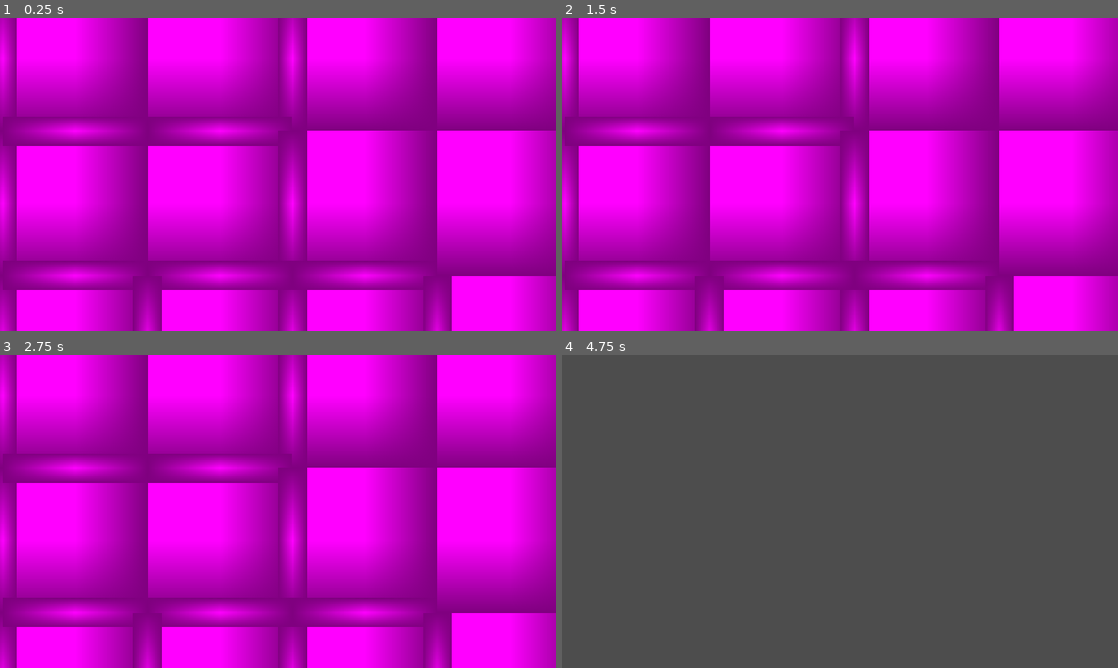
Above: before the commit, frames 1-4 (two rows, left to right).
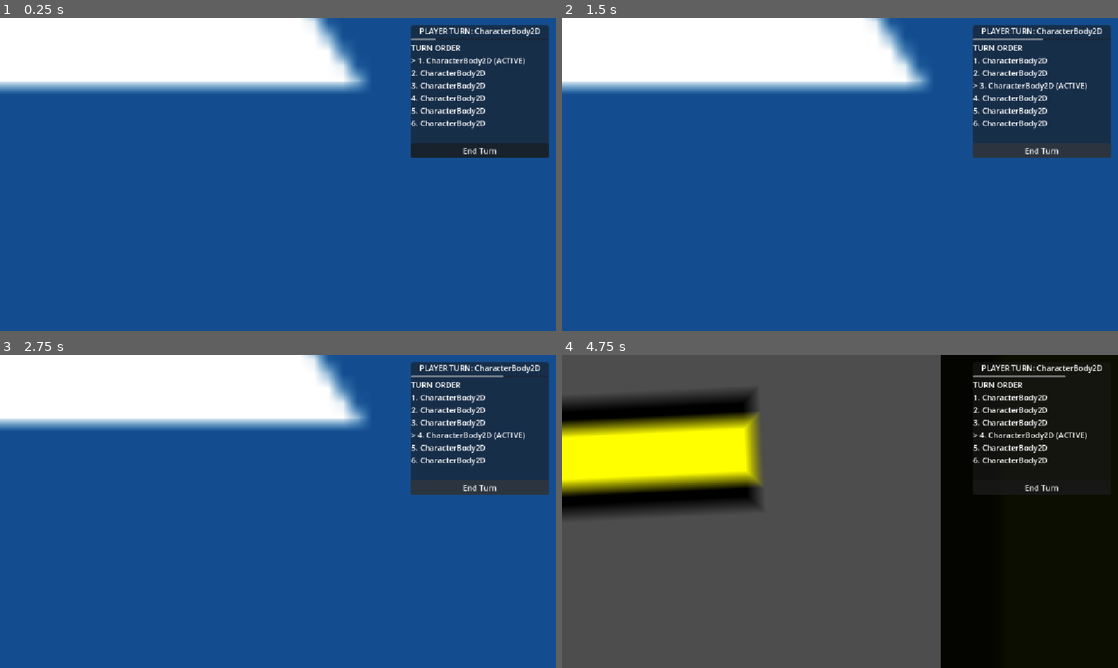
Above: after the commit, the same moments.

Repository: shieldsje-hub/Zombicide
Game: Godot game, scene res://main_scene.tscn
Same seed, same stepped clock (60 frames per second), same inputs: the game is played once before the commit and once after it. The project has no main scene, so this scene is started directly. The engine's default icon, where the game draws it, is replaced by a stand-in: a white triangle on a blue panel in a dark square.
Inputs (mouse positions are in pixels of both pictures, inside the frame that each line leads up to):
- Up to frame 1 (0.25 s): no input
- Up to frame 2 (1.5 s): click (1040, 149) at 0.5 s, where only the run after the commit has a clickable "End Turn"; click (1040, 149) at 1.25 s, where only the run after the commit has a clickable "End Turn"
- Up to frame 3 (2.75 s): click (478, 486) at 2 s, where only the run after the commit has a clickable "End Turn"
- Up to frame 4 (4.75 s): tap Enter (enter) at 2.75, 3.8 s; move the mouse to (962, 495) at 2.77 s; hold A (a) 2.78-3.53 s; tap D (d) at 3.05, 3.6 s; move the mouse to (728, 527) at 3.52 s; tap Space at 4.25 s; move the mouse to (895, 442) at 4.27 s; hold Enter (enter) from 4.28 s (still down); tap F (f) at 4.55 s

The runs differ from the first frame. In frame 1, 100% of the frame differs, in the area x 0-100%, y 0-100%; in frame 2, 100%; in frame 3, 100%; in frame 4, 45%.

Commit message:
movement and turns work good

Diff:
--- /dev/null
+++ b/gamehandler.gd
@@ -0,0 +1,375 @@
+
+extends Node
+
+signal turn_changed(player: Node)
+signal phase_changed(phase: String)
+
+const MAX_PLAYERS: int = 6
+
+var players: Array[Node] = []
+var current_player_index: int = 0
+var current_phase: String = "PLAYER"
+var game_started: bool = false
+var changing_turn: bool = false
+
+var player_levels: Dictionary = {}
+var player_inventories: Dictionary = {}
+
+var turn_panel: PanelContainer
+var turn_label: Label
+var turn_bar: ProgressBar
+var turn_order_label: Label
+var end_turn_button: Button
+
+
+func _ready() -> void:
+	create_turn_ui()
+
+
+# ==========================================
+# PLAYER REGISTRATION
+# ==========================================
+
+func register_player(player: Node) -> void:
+	if not is_instance_valid(player):
+		return
+
+	if players.has(player):
+		return
+
+	if players.size() >= MAX_PLAYERS:
+		push_warning("Maximum of 6 players reached.")
+		return
+
+	players.append(player)
+
+	var id: int = player.get_instance_id()
+
+	player_levels[id] = 1
+	player_inventories[id] = []
+
+	if player.has_method("set_turn_active"):
+		player.set_turn_active(false)
+
+	print("Registered player: ", player.name)
+
+	update_turn_ui()
+
+	if not game_started:
+		game_started = true
+		current_player_index = 0
+		start_player_turn()
+
+
+func unregister_player(player: Node) -> void:
+	var index: int = players.find(player)
+
+	if index == -1:
+		return
+
+	var was_current_player: bool = (
+		index == current_player_index
+	)
+
+	players.remove_at(index)
+
+	var id: int = player.get_instance_id()
+
+	player_levels.erase(id)
+	player_inventories.erase(id)
+
+	if players.is_empty():
+		game_started = false
+		current_player_index = 0
+		current_phase = "PLAYER"
+		changing_turn = false
+		update_turn_ui()
+		return
+
+	if index < current_player_index:
+		current_player_index -= 1
+	elif was_current_player:
+		current_player_index %= players.size()
+
+	current_player_index = clampi(
+		current_player_index,
+		0,
+		players.size() - 1
+	)
+
+	update_turn_ui()
+
+	if was_current_player and not changing_turn:
+		start_player_turn()
+
+
+# ==========================================
+# TURN MANAGEMENT
+# ==========================================
+
+func get_current_player() -> Node:
+	if players.is_empty():
+		return null
+
+	if current_player_index < 0:
+		return null
+
+	if current_player_index >= players.size():
+		return null
+
+	var player: Node = players[current_player_index]
+
+	if not is_instance_valid(player):
+		return null
+
+	return player
+
+
+func is_player_turn(player: Node) -> bool:
+	return (
+		game_started
+		and not changing_turn
+		and current_phase == "PLAYER"
+		and get_current_player() == player
+	)
+
+
+func can_player_act(player: Node) -> bool:
+	return is_player_turn(player)
+
+
+func start_player_turn() -> void:
+	if players.is_empty():
+		return
+
+	current_player_index = posmod(
+		current_player_index,
+		players.size()
+	)
+
+	current_phase = "PLAYER"
+	changing_turn = false
+
+	var player: Node = get_current_player()
+
+	if player == null:
+		return
+
+	if player.has_method("start_player_turn"):
+		player.start_player_turn()
+
+	update_turn_ui()
+
+	turn_changed.emit(player)
+	phase_changed.emit(current_phase)
+
+	print("Turn started: ", player.name)
+
+
+func end_player_turn(player: Node) -> void:
+	if not is_player_turn(player):
+		return
+
+	# Do not end a turn while its player is moving.
+	if player.get("moving") == true:
+		return
+
+	changing_turn = true
+
+	if player.has_method("set_turn_active"):
+		player.set_turn_active(false)
+
+	current_phase = "END"
+
+	update_turn_ui()
+	phase_changed.emit(current_phase)
+
+	# Allow the current input event to finish.
+	await get_tree().process_frame
+
+	if not is_inside_tree():
+		return
+
+	if players.is_empty():
+		changing_turn = false
+		return
+
+	# Find the outgoing player in case the player list changed.
+	var old_index: int = players.find(player)
+
+	if old_index >= 0:
+		current_player_index = (
+			old_index + 1
+		) % players.size()
+	else:
+		current_player_index = posmod(
+			current_player_index,
+			players.size()
+		)
+
+	start_player_turn()
+
+
+# ==========================================
+# PLAYER LEVELS
+# ==========================================
+
+func get_player_level(player: Node) -> int:
+	return int(
+		player_levels.get(player.get_instance_id(), 1)
+	)
+
+
+func set_player_level(player: Node, level: int) -> void:
+	player_levels[player.get_instance_id()] = maxi(
+		1,
+		level
+	)
+
+
+# ==========================================
+# PLAYER INVENTORIES
+# ==========================================
+
+func get_player_inventory(player: Node) -> Array:
+	return player_inventories.get(
+		player.get_instance_id(),
+		[]
+	)
+
+
+func add_item_to_inventory(
+	player: Node,
+	item: Variant
+) -> void:
+	var id: int = player.get_instance_id()
+
+	if not player_inventories.has(id):
+		player_inventories[id] = []
+
+	player_inventories[id].append(item)
+
+
+# ==========================================
+# TURN UI
+# ==========================================
+
+func create_turn_ui() -> void:
+	var canvas := CanvasLayer.new()
+	canvas.name = "TurnCanvas"
+	add_child(canvas)
+
+	turn_panel = PanelContainer.new()
+	turn_panel.name = "TurnPanel"
+
+	turn_panel.set_anchors_preset(
+		Control.PRESET_TOP_RIGHT
+	)
+
+	turn_panel.position = Vector2(-300, 15)
+	turn_panel.custom_minimum_size = Vector2(285, 0)
+
+	canvas.add_child(turn_panel)
+
+	var layout := VBoxContainer.new()
+	turn_panel.add_child(layout)
+
+	turn_label = Label.new()
+	turn_label.horizontal_alignment = (
+		HORIZONTAL_ALIGNMENT_CENTER
+	)
+	layout.add_child(turn_label)
+
+	turn_bar = ProgressBar.new()
+	turn_bar.min_value = 0
+	turn_bar.max_value = 100
+	turn_bar.show_percentage = false
+	layout.add_child(turn_bar)
+
+	turn_order_label = Label.new()
+	turn_order_label.autowrap_mode = (
+		TextServer.AUTOWRAP_WORD
+	)
+	layout.add_child(turn_order_label)
+
+	end_turn_button = Button.new()
+	end_turn_button.text = "End Turn"
+
+	# Prevent Enter from activating the button.
+	end_turn_button.focus_mode = Control.FOCUS_NONE
+
+	end_turn_button.pressed.connect(
+		_on_end_turn_pressed
+	)
+
+	layout.add_child(end_turn_button)
+
+	update_turn_ui()
+
+
+func update_turn_ui() -> void:
+	if turn_label == null:
+		return
+
+	var player: Node = get_current_player()
+
+	if player == null:
+		turn_label.text = "Waiting for players"
+	else:
+		match current_phase:
+			"PLAYER":
+				turn_label.text = (
+					"PLAYER TURN: " + player.name
+				)
+			"END":
+				turn_label.text = "Ending turn..."
+
+	if players.is_empty():
+		turn_bar.value = 0
+	else:
+		turn_bar.value = (
+			float(current_player_index + 1)
+			/ float(players.size())
+		) * 100.0
+
+	var text: String = "TURN ORDER\n"
+
+	for i in range(players.size()):
+		var entry: String = (
+			str(i + 1) + ". " + players[i].name
+		)
+
+		if (
+			i == current_player_index
+			and current_phase == "PLAYER"
+		):
+			entry = "> " + entry + " (ACTIVE)"
+
+		text += entry + "\n"
+
+	turn_order_label.text = text
+
+	# Disable End Turn while the active player is moving.
+	var player_is_moving: bool = (
+		player != null
+		and player.get("moving") == true
+	)
+
+	end_turn_button.disabled = (
+		player == null
+		or current_phase != "PLAYER"
+		or changing_turn
+		or player_is_moving
+	)
+
+
+func _on_end_turn_pressed() -> void:
+	if changing_turn:
+		return
+
+	end_turn_button.release_focus()
+
+	var player: Node = get_current_player()
+
+	if player != null:
+		end_player_turn(player)
--- a/gamehandler.tscn
+++ b/gamehandler.tscn
@@ -1,3 +1,6 @@
-[gd_scene load_steps=0 format=3 uid="uid://b77ejps0m3jhe"]
+[gd_scene format=3 uid="uid://b77ejps0m3jhe"]
+
+[ext_resource type="Script" uid="uid://butafkdgonipj" path="res://gamehandler.gd" id="1_w04hp"]
 
 [node name="Gamehandler" type="Node" unique_id=1845735320]
+script = ExtResource("1_w04hp")
--- a/main_scene.tscn
+++ b/main_scene.tscn
@@ -1,10 +1,20 @@
 [gd_scene format=3 uid="uid://cmsd0alnksen2"]
 
 [ext_resource type="PackedScene" uid="uid://u4j54sldclkc" path="res://player.tscn" id="1_2c62f"]
-[ext_resource type="PackedScene" uid="uid://d3knceyl1lsi3" path="res://map_generator.tscn" id="2_gyfs4"]
+[ext_resource type="PackedScene" uid="uid://5sgmlyoa6s1a" path="res://map_generator.tscn" id="2_gyfs4"]
 
 [node name="Main scene" type="Node2D" unique_id=1696642652]
 
+[node name="Map Generator" parent="." unique_id=79038839 instance=ExtResource("2_gyfs4")]
+
 [node name="Player1" parent="." unique_id=30672815 instance=ExtResource("1_2c62f")]
 
-[node name="Map Generator" parent="." unique_id=79038839 instance=ExtResource("2_gyfs4")]
+[node name="Player2" parent="." unique_id=1699653678 instance=ExtResource("1_2c62f")]
+
+[node name="Player3" parent="." unique_id=1050937923 instance=ExtResource("1_2c62f")]
+
+[node name="Player4" parent="." unique_id=429858135 instance=ExtResource("1_2c62f")]
+
+[node name="Player5" parent="." unique_id=1385003688 instance=ExtResource("1_2c62f")]
+
+[node name="Player6" parent="." unique_id=552287901 instance=ExtResource("1_2c62f")]
--- a/map_generator.tscn
+++ b/map_generator.tscn
@@ -1,10 +1,10 @@
-[gd_scene load_steps=2 format=3 uid="uid://5sgmlyoa6s1a"]
+[gd_scene format=3 uid="uid://5sgmlyoa6s1a"]
 
 [ext_resource type="Script" uid="uid://ubkefacww4nr" path="res://map_generator.gd" id="1_0r6lh"]
 
-[node name="Map Generator" type="Node2D"]
+[node name="Map Generator" type="Node2D" unique_id=1853307493]
 script = ExtResource("1_0r6lh")
 
-[node name="Debug camera" type="Camera2D" parent="."]
+[node name="Debug camera" type="Camera2D" parent="." unique_id=1183916223]
 position = Vector2(14, 8)
 zoom = Vector2(30, 30)
--- a/player.gd
+++ b/player.gd
@@ -1,34 +1,19 @@
+
 extends CharacterBody2D
-#put a step tracker so that the actionhandler can count steps
-var actionable : bool = false #make variable to stop actions from being done that the actionhandler can turn off
-#add movement
-#let player see inventory
-#make it so you can shoot
-#tell gamehandler when the player is out of actions
-
-
-
-
-
-
-
-
-
-
-
-
-
-
-
-
-
-
+
+# ==========================================
+# TURN MANAGEMENT
+# ==========================================
+
+var actionable: bool = false
+var is_my_turn: bool = false
+var input_locked: bool = false
 
 @export var tile_size: int = 32
 @export var move_speed: float = 160.0
 @export var max_movement: int = 20
-
 @export var movement_left: int = 0
+
 var selecting_path: bool = false
 var moving: bool = false
 
@@ -37,7 +22,9 @@
 
 
 func _ready() -> void:
-	position = position.snapped(Vector2(tile_size, tile_size))
+	position = position.snapped(
+		Vector2(tile_size, tile_size)
+	)
 
 	path_line = Line2D.new()
 	path_line.width = 4.0
@@ -45,24 +32,89 @@
 	path_line.z_index = 10
 	add_child(path_line)
 
+	GameHandler.register_player(self)
+
+
+func _exit_tree() -> void:
+	if is_instance_valid(GameHandler):
+		GameHandler.unregister_player(self)
+
+
+# ==========================================
+# TURN CONTROL
+# ==========================================
+
+func set_turn_active(active: bool) -> void:
+	is_my_turn = active
+	actionable = active
+
+	if not active:
+		selecting_path = false
+		path.clear()
+
+		if is_instance_valid(path_line):
+			path_line.clear_points()
+
+
+func set_input_locked(locked: bool) -> void:
+	input_locked = locked
+
+
+func start_player_turn() -> void:
+	set_turn_active(true)
+	$Sprite2D.modulate = Color.YELLOW
+
+	movement_left = max_movement
+	selecting_path = false
+	moving = false
+
+	path.clear()
+	path_line.clear_points()
+
+	print(
+		name,
+		"'s turn started. Movement: ",
+		movement_left
+	)
+
+	GameHandler.update_turn_ui()
+
+
+func can_act() -> bool:
+	return (
+		not input_locked
+		and is_my_turn
+		and GameHandler.can_player_act(self)
+	)
+
+
+# ==========================================
+# INPUT
+# ==========================================
 
 func _unhandled_input(event: InputEvent) -> void:
+	if input_locked:
+		return
+
+	if not can_act():
+		$Sprite2D.modulate = Color.WHITE
+		return
+
 	if moving:
 		return
 
-	# Shoot toward the mouse when not selecting a path.
+	# Shoot toward the mouse.
 	if event.is_action_pressed("f"):
 		if not selecting_path:
 			shoot_gun()
+
 		get_viewport().set_input_as_handled()
 		return
 
+	# Enter selects or confirms a path.
 	if event.is_action_pressed("enter"):
 		if not selecting_path:
-			if movement_left <= 0:
-				begin_turn()
-			else:
-				begin_path()
+			begin_path()
 		else:
 			confirm_path()
 
@@ -72,6 +124,7 @@
 	if not selecting_path:
 		return
 
+	# Undo the last selected step.
 	if event.is_action_pressed("esc"):
 		undo_step()
 		get_viewport().set_input_as_handled()
@@ -93,26 +146,41 @@
 		get_viewport().set_input_as_handled()
 
 
-func begin_turn() -> void:
-	movement_left = max_movement
-	print("New turn! Movement: ", movement_left)
-	begin_path()
-
+# ==========================================
+# MOVEMENT
+# ==========================================
 
 func begin_path() -> void:
+	if not can_act():
+		return
+
+	if movement_left <= 0:
+		print("No movement points remaining!")
+		return
+
 	path.clear()
 	path.append(global_position)
+
 	selecting_path = true
 	update_path()
 
 
 func add_path_step(direction: Vector2) -> void:
+	if not can_act():
+		return
+
 	if movement_left - (path.size() - 1) <= 0:
 		return
 
-	var next_position: Vector2 = path[-1] + direction * tile_size
-
-	if path.size() >= 2 and next_position.is_equal_approx(path[-2]):
+	var next_position: Vector2 = (
+		path[-1] + direction * tile_size
+	)
+
+	# Prevent immediately reversing the previous step.
+	if (
+		path.size() >= 2
+		and next_position.is_equal_approx(path[-2])
+	):
 		return
 
 	path.append(next_position)
@@ -120,6 +188,9 @@
 
 
 func undo_step() -> void:
+	if not can_act():
+		return
+
 	if path.size() > 1:
 		path.pop_back()
 		update_path()
@@ -133,8 +204,10 @@
 
 
 func confirm_path() -> void:
+	if not can_act():
+		return
+
 	if path.size() <= 1:
-		# Allow cancelling path selection with no movement.
 		selecting_path = false
 		path.clear()
 		path_line.clear_points()
@@ -145,30 +218,50 @@
 
 	selecting_path = false
 	moving = true
+
+	# Immediately disable End Turn.
+	GameHandler.update_turn_ui()
+
 	path_line.clear_points()
 
 	for i in range(1, selected_path.size()):
+		if not can_act():
+			moving = false
+			path.clear()
+			GameHandler.update_turn_ui()
+			return
+
 		var target: Vector2 = selected_path[i]
 
 		while global_position.distance_to(target) > 0.5:
+			if not can_act():
+				moving = false
+				path.clear()
+				GameHandler.update_turn_ui()
+				return
+
 			global_position = global_position.move_toward(
 				target,
 				move_speed * get_process_delta_time()
 			)
+
 			await get_tree().process_frame
 
 		global_position = target
 
-	movement_left = max(movement_left - steps_used, 0)
+	movement_left = maxi(
+		movement_left - steps_used,
+		0
+	)
 
 	moving = false
 	path.clear()
-
-	# Stay out of path selection so shooting works.
 	selecting_path = false
 
 	print("Movement left: ", movement_left)
-	print("Press F to shoot or Enter to select another path.")
+
+	# Re-enable End Turn when movement has finished.
+	GameHandler.update_turn_ui()
 
 
 # ==========================================
@@ -176,6 +269,10 @@
 # ==========================================
 
 func use_action(cost: int) -> bool:
+	if not can_act():
+		print("It is not your turn!")
+		return false
+
 	if moving or selecting_path:
 		return false
 
@@ -184,7 +281,14 @@
 		return false
 
 	movement_left -= cost
-	print("Action used! Movement left: ", movement_left)
+
+	print(
+		"Action used! Movement left: ",
+		movement_left
+	)
+
+	GameHandler.update_turn_ui()
+
 	return true
 
 
@@ -193,15 +297,20 @@
 # ==========================================
 
 func shoot_gun() -> void:
+	if not can_act():
+		return
+
 	if use_action(10):
 		create_bullet()
 
 
 func create_bullet() -> void:
 	var bullet := Bullet.new()
+
 	get_tree().current_scene.add_child(bullet)
 
 	bullet.global_position = global_position
+
 	bullet.direction = (
 		get_global_mouse_position() - global_position
 	).normalized()
@@ -222,16 +331,33 @@
 		z_index = 100
 
 	func _process(delta: float) -> void:
-		var travel := bullet_speed * delta
+		var travel: float = bullet_speed * delta
+
 		global_position += direction * travel
 		distance_travelled += travel
+
 		queue_redraw()
 
 		if distance_travelled >= max_distance:
 			queue_free()
 
 	func _draw() -> void:
-		var end_point := -direction * bullet_length
-
-		draw_line(Vector2.ZERO, end_point, Color.BLACK, 7.0, true)
-		draw_line(Vector2.ZERO, end_point, Color.YELLOW, 4.0, true)
+		var end_point: Vector2 = (
+			-direction * bullet_length
+		)
+
+		draw_line(
+			Vector2.ZERO,
+			end_point,
+			Color.BLACK,
+			7.0,
+			true
+		)
+
+		draw_line(
+			Vector2.ZERO,
+			end_point,
+			Color.YELLOW,
+			4.0,
+			true
+		)
--- /dev/null
+++ b/player.gdshader
@@ -0,0 +1,25 @@
+shader_type canvas_item;
+
+uniform vec4 glow_color : source_color = vec4(1.0, 0.9, 0.0, 1.0);
+uniform float glow_size : hint_range(1.0, 8.0) = 3.0;
+
+void fragment() {
+    COLOR = texture(TEXTURE, UV) * COLOR;
+}
+
+void light() {
+    vec2 pixel_size = TEXTURE_PIXEL_SIZE * glow_size;
+
+    float alpha = 0.0;
+
+    for (float x = -glow_size; x <= glow_size; x += 1.0) {
+        for (float y = -glow_size; y <= glow_size; y += 1.0) {
+            vec2 offset = vec2(x, y) * TEXTURE_PIXEL_SIZE;
+            alpha = max(alpha, texture(TEXTURE, UV + offset).a);
+        }
+    }
+
+    if (alpha > texture(TEXTURE, UV).a) {
+        LIGHT = glow_color;
+    }
+}
--- a/player.tscn
+++ b/player.tscn
@@ -1,17 +1,25 @@
 [gd_scene format=3 uid="uid://u4j54sldclkc"]
 
 [ext_resource type="Script" uid="uid://yu6r0r6pxsiw" path="res://player.gd" id="1_onrkg"]
+[ext_resource type="Shader" uid="uid://byqbtc3r7pvr3" path="res://player.gdshader" id="2_i3pqv"]
 [ext_resource type="Texture2D" uid="uid://b2ib2hbgkf02u" path="res://icon.svg" id="2_onrkg"]
 
 [sub_resource type="CircleShape2D" id="CircleShape2D_sh265"]
+
+[sub_resource type="ShaderMaterial" id="ShaderMaterial_2c62f"]
+shader = ExtResource("2_i3pqv")
+shader_parameter/glow_color = Color(1, 0.9, 0, 1)
+shader_parameter/glow_size = 3.0
 
 [node name="Player1" type="Node2D" unique_id=30672815]
 
 [node name="CharacterBody2D" type="CharacterBody2D" parent="." unique_id=357527017]
 script = ExtResource("1_onrkg")
+tile_size = 100
 
 [node name="CollisionShape2D" type="CollisionShape2D" parent="CharacterBody2D" unique_id=559388316]
 shape = SubResource("CircleShape2D_sh265")
 
 [node name="Sprite2D" type="Sprite2D" parent="CharacterBody2D" unique_id=1637088121]
+material = SubResource("ShaderMaterial_2c62f")
 texture = ExtResource("2_onrkg")
--- a/project.godot
+++ b/project.godot
@@ -17,6 +17,10 @@
 config/name="Zombicide"
 config/features=PackedStringArray("4.7", "Forward Plus")
 config/icon="res://icon.svg"
+
+[autoload]
+
+GameHandler="*uid://butafkdgonipj"
 
 [display]
 
Not shown, added: gamehandler.gd.uid
Not shown, added: player.gdshader.uid
